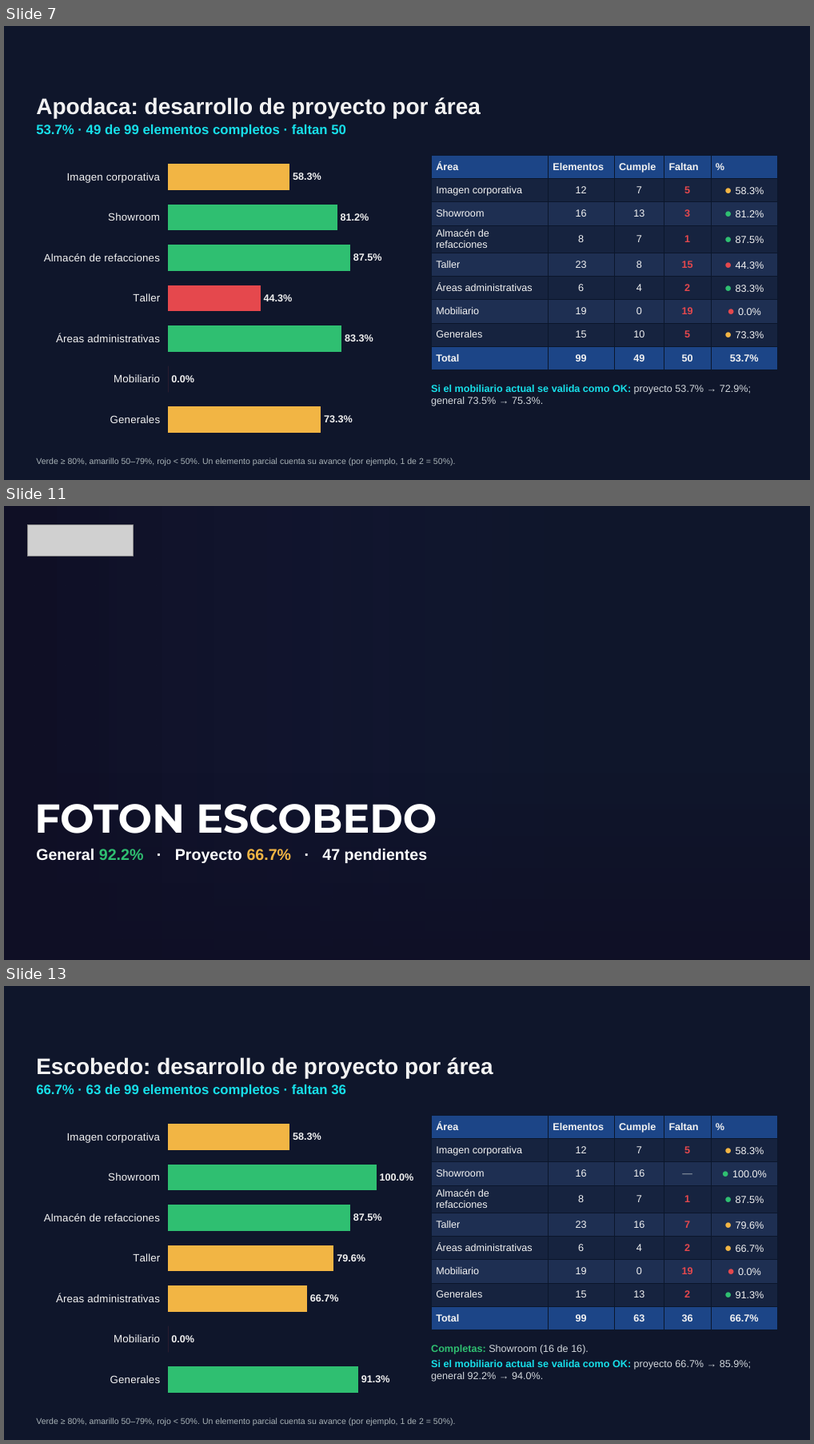
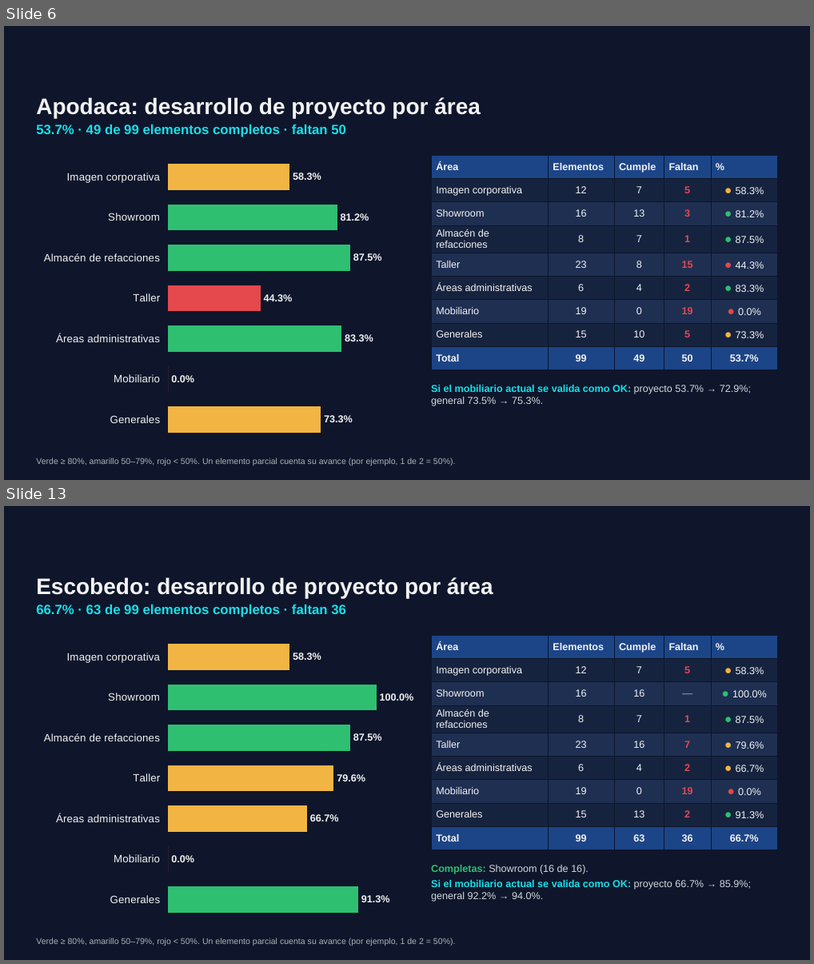
Before and after one commit to ReneDiz/Estatus-Distribuidores, a slide deck: presentacion/Grupo_Velcen_Estatus_nov2026.pptx. Shown one above the other, each under a label of ours: slides 7, 11 and 13 before the commit, slides 6 and 13 after it; the slides between them are not shown. The pictures are 814x1444 and 814x964 pixels, drawn with LibreOffice and Linux fonts; fonts in the diff are those of the drawing; grey boxes stand for pictures; background and template pictures are left out. Boxes give left, top, right and bottom in pixels: in the first picture for what was removed or moved away, otherwise in the second. Text is boxed around its words. In the diff, an @@ line names an element or a change of style, - is before the commit and + after.

```diff
--- a/presentacion/Grupo_Velcen_Estatus_nov2026.pptx
+++ b/presentacion/Grupo_Velcen_Estatus_nov2026.pptx
@@ slide 11 removed at (4,506,810,960), background picture (left out); not listed: 1 template element that a slide beside it also shows @@
@@ rectangle removed at (4,506,583,959) @@
@@ picture removed at (27,524,133,556) @@
@@ rectangle removed at (4,772,810,960) @@
@@ text removed at (34,804,437,833) @@
-FOTON ESCOBEDO
@@ text removed at (36,848,428,863) @@
-General 92.2% · Proyecto 66.7% · 47 pendientes
@@ what was slide 7 is now slide 6 @@
```
Also in this commit, not shown: 9 slides changed, 7 slides added, 3 other slides removed, 3 other files.
